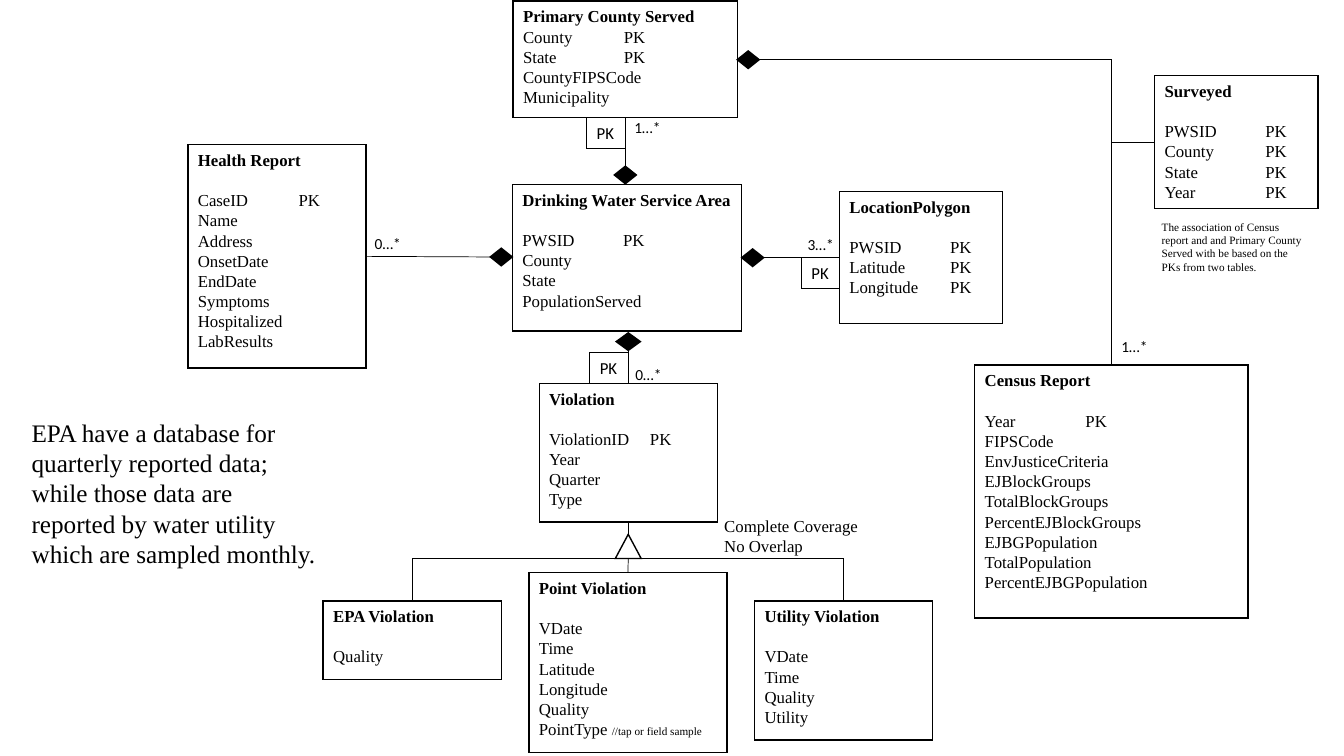
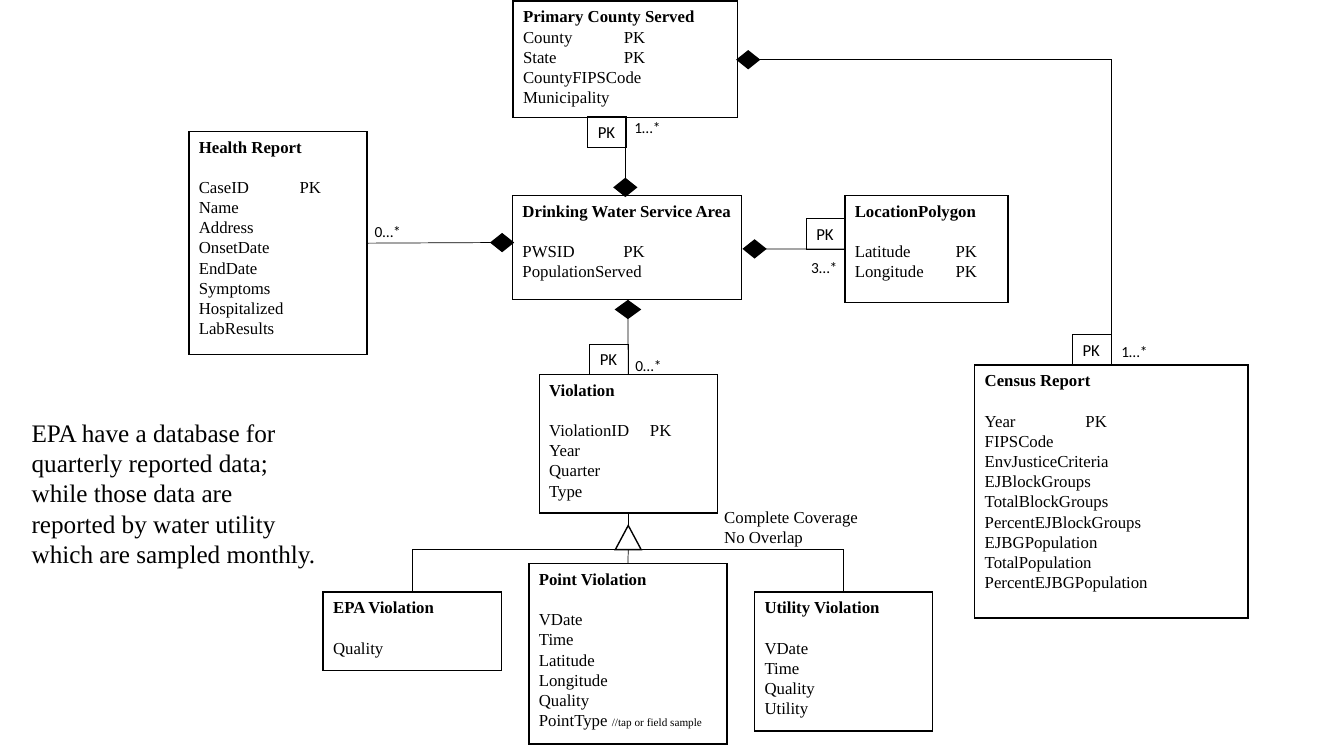
Before and after one commit to asaziz123/CS265DBGroup9, a slide deck: slide 1 of DrinkingWaterUML_V2.pptx. Drawn at 1344x756 pixels with LibreOffice and Linux fonts; fonts in the diff are those of the drawing. Boxes give left, top, right and bottom in pixels: in the first picture for what was removed or moved away, otherwise in the second. Text is boxed around its words. In the diff, an @@ line names an element or a change of style, - is before the commit and + after.

Commit message:
Removed Surveyed named association

```diff
--- a/DrinkingWaterUML_V2.pptx
+++ b/DrinkingWaterUML_V2.pptx
@@ rectangle removed at (x1=1155, y1=76, x2=1319, y2=209) @@
-Surveyed
-PWSID PK
-County PK
-State PK
-Year PK
@@ line moved from (625, 118) - (625, 166) to (625, 118) - (625, 178) @@
@@ line removed from (1155, 142) to (1112, 142) @@
@@ diamond moved from (x1=614, y1=166, x2=636, y2=184) to (x1=614, y1=178, x2=636, y2=196) @@
@@ rectangle "Drinking Water Service Area" resized from (x1=512, y1=185, x2=741, y2=331) to (x1=512, y1=196, x2=741, y2=299) @@
@@ rectangle "LocationPolygon" resized from (x1=840, y1=192, x2=1003, y2=324) to (x1=845, y1=196, x2=1008, y2=302) @@
@@ rectangle "PK" moved from (x1=802, y1=258, x2=840, y2=288) to (x1=807, y1=219, x2=845, y2=249) @@
@@ text removed at (x1=1162, y1=223, x2=1301, y2=271) @@
-The association of Census report and and Primary County Served with be based on the PKs from two tables.
@@ 1 rectangle, 1 diamond, 1 line moved together from (x1=188, y1=145, x2=512, y2=369) to (x1=189, y1=131, x2=513, y2=355) @@
@@ text in rectangle at (x1=522, y1=255, x2=571, y2=286): paragraphs removed @@
-County
-State
@@ 6 lines, 5 rectangles, 3 texts, 1 triangle, 1 diamond moved together from (x1=324, y1=238, x2=934, y2=753) to (x1=324, y1=226, x2=934, y2=744) @@
@@ line moved from (840, 258) - (742, 258) to (845, 249) - (766, 249) @@
@@ text "3…*" moved from (x1=808, y1=239, x2=834, y2=250) to (x1=811, y1=262, x2=837, y2=273) @@
@@ text in rectangle at (x1=849, y1=242, x2=901, y2=253): paragraph removed @@
-PWSID PK
@@ diamond moved from (x1=616, y1=333, x2=640, y2=350) to (x1=616, y1=300, x2=640, y2=318) @@
@@ line moved from (628, 351) - (628, 383) to (628, 319) - (628, 375) @@
@@ rectangle added at (x1=1073, y1=335, x2=1111, y2=365), outline #000000 0.75 pt, 12 pt, text #000000 @@
+PK
@@ text "1…*" moved from (x1=1121, y1=341, x2=1147, y2=352) to (x1=1121, y1=346, x2=1147, y2=357) @@
```
Also in this commit, not shown: 1 other file.
